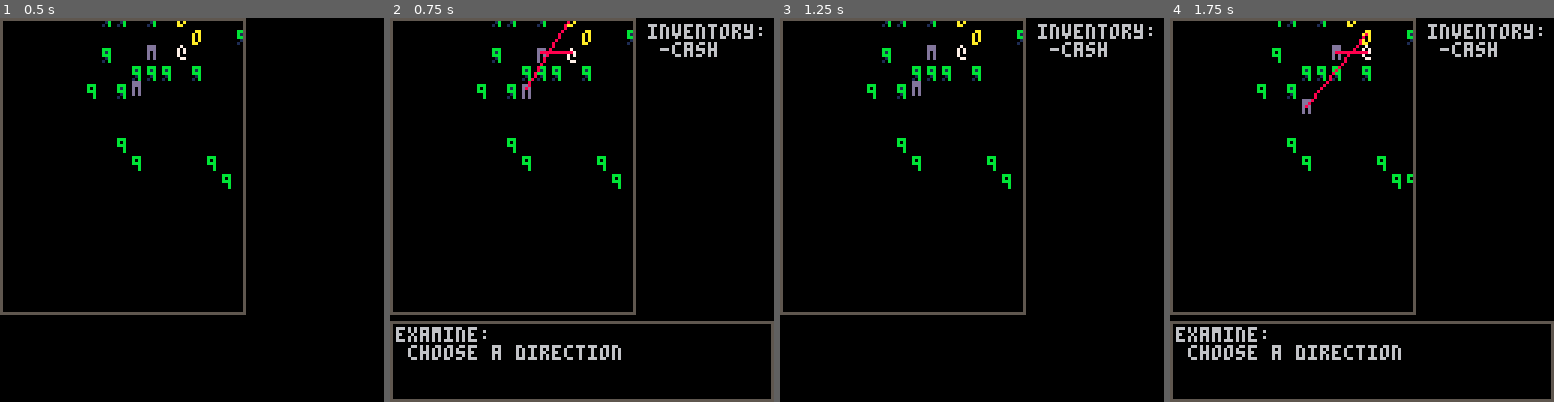
Above: before the commit, frames 1-4 (left to right).
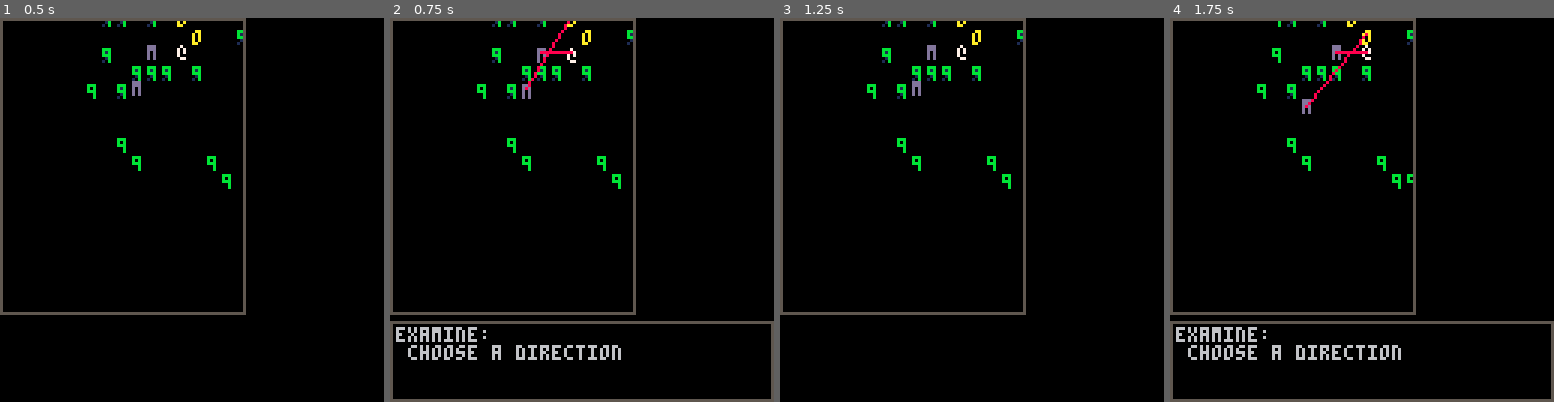
Above: after the commit, the same moments.

Repository: arnodick/castle
Game: PICO-8 cartridge castle.p8
Two runs of this game, one before a commit and one after it. Both use one fixed random seed, a clock stepped at 60 frames per second and the inputs below.
Inputs:
- Up to frame 1 (0.5 s): tap X (X key) at 0.33 s
- Up to frame 2 (0.75 s): tap O (Z key) at 0.7 s
- Up to frame 3 (1.25 s): tap X (X key) at 1.07 s
- Up to frame 4 (1.75 s): hold Right from 1.6 s (still down); tap O (Z key) at 1.7 s

Frame 1 is identical in both runs. In frame 2, 0.8% of the frame differs, in the area x 67-97%, y 1-11%; in frame 3, 0.8%; in frame 4, 0.8%.

Commit message:
fixing menu stuff

Diff:
--- a/castle.p8
+++ b/castle.p8
@@ -494,9 +494,11 @@
 end
 
 function taketurn()
-	menus[1].display=false
-	menus[2].display=true
-	menus[1].me={}
+	for m in all(menus) do
+		m.display=false
+--	menus[2].display=true
+		m.me={}
+	end
 	foreach(actors.creatures,doactor)
 	foreach(actors.items,doactor)
 	foreach(actors.exits,doactor)
@@ -677,6 +679,9 @@
 			end
 		end
 	elseif p!=nil then
+		if a==p then
+			sendtomenu(menus[2],listinventory(p))
+		end
 		if comparedistance(a,p)<6 then
 			if a.hit==0 then
 				local d=movetype(a)
@@ -760,6 +765,7 @@
 			if m.t==2 then
 			--use item
 				doitem(m,p.inventory[m.sel])
+				sendtomenu(menus[2],listinventory(p))
 			elseif m.t==3 then
 			--buy item
 				makeactor(6,p.x,p.y)
@@ -825,6 +831,15 @@
 	end
 end
 
+function listinventory(a)
+	me={}
+	me[1]="inventory:"
+	for b=1,#a.inventory do
+		me[b+1]=" -"..items[actortypes[a.inventory[b]][level+1].sp]
+	end
+	return me
+end
+
 function sendtomenu(m,me)
 	m.display=true
 	m.me=me
@@ -868,12 +883,12 @@
 		end
 	--inventory menu
 	elseif m.t==2 then
-		def[1]="inventory:"
+--		def[1]="inventory:"
 		if p!=nil then
-			m.display=true
-			for a=1,#p.inventory do
-				def[a+1]=" -"..items[actortypes[p.inventory[a]][level+1].sp]
-			end
+--			m.display=true
+--			for a=1,#p.inventory do
+--				def[a+1]=" -"..items[actortypes[p.inventory[a]][level+1].sp]
+--			end
 			--local ma=#p.inventory if ma>3 then ma=3 end
 			controlmenu(m,2,#p.inventory,def)
 		end
